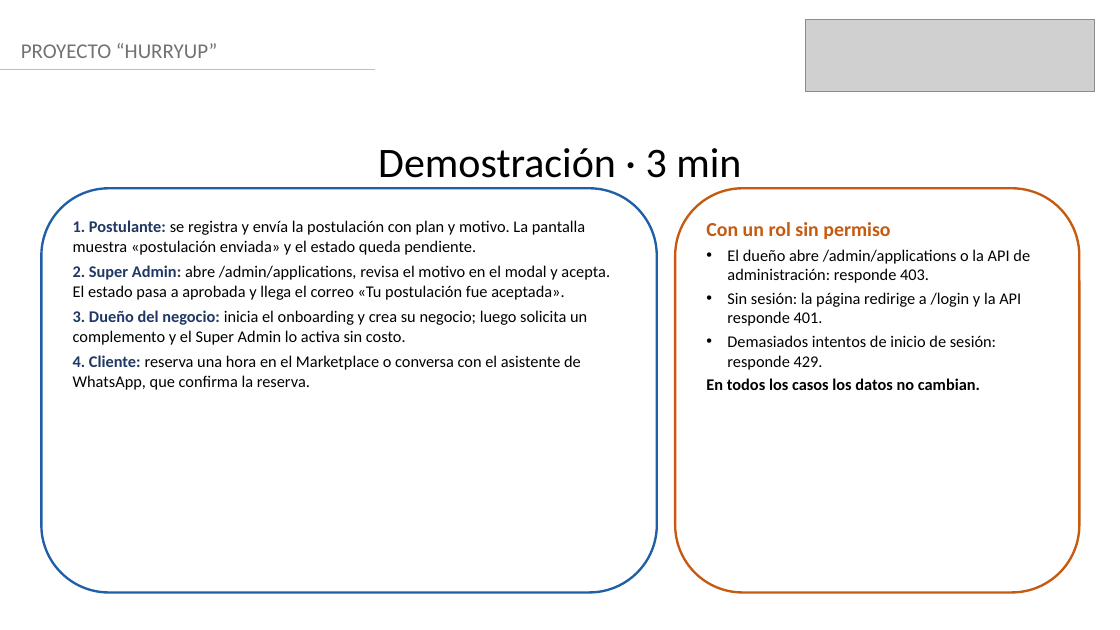
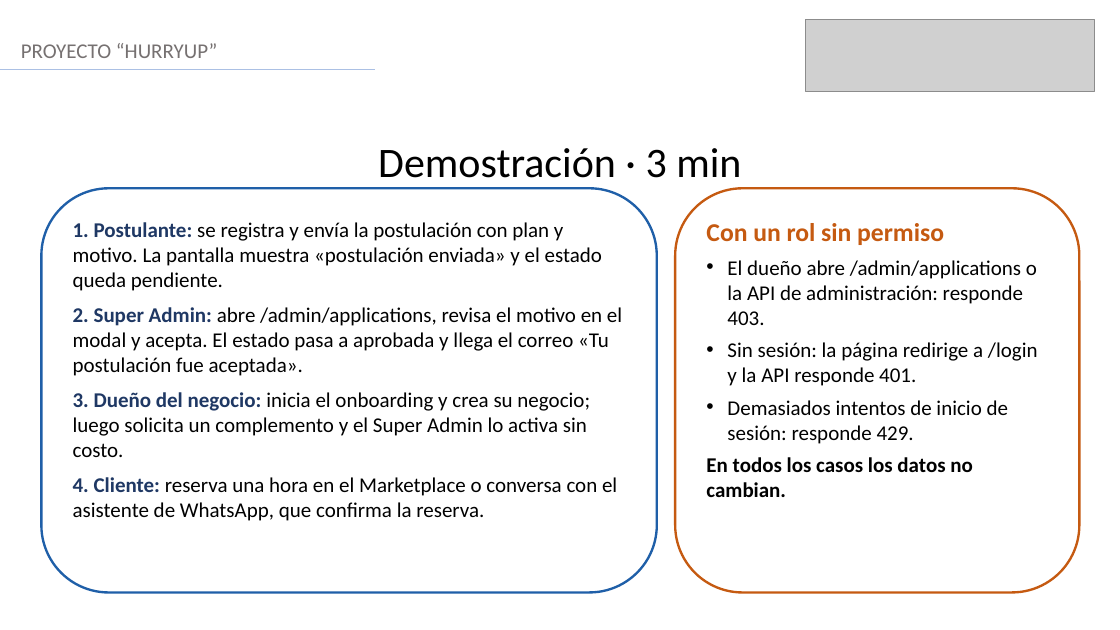
Before and after one commit to Vichobustosss/2026_2_BUSTOS-HEREDIA_CASPTONE_002D_GRUPO_006, a slide deck: slide 2 of Fase 3/Evidencias Grupales/Mini_Presentacion_Semana_15_HurryUp_GRUPO06.pptx. Drawn at 1120x630 pixels with LibreOffice and Linux fonts; fonts in the diff are those of the drawing; grey boxes stand for pictures. Boxes give left, top, right and bottom in pixels: in the first picture for what was removed or moved away, otherwise in the second. Text is boxed around its words. In the diff, an @@ line names an element or a change of style, - is before the commit and + after.

```diff
--- a/Fase 3/Evidencias Grupales/Mini_Presentacion_Semana_15_HurryUp_GRUPO06.pptx
+++ b/Fase 3/Evidencias Grupales/Mini_Presentacion_Semana_15_HurryUp_GRUPO06.pptx
@@ rounded rectangle "1. Postulante: se registra y ..." at (41,188,657,592): size 14 to 18 pt; more space between paragraphs @@
@@ rounded rectangle "Con un rol sin permiso" at (676,188,1080,592): size 17 to 22 pt in "Con un rol sin permiso"; size 14 to 18 pt; more space between paragraphs @@
```
Also in this commit, not shown: 2 other slides changed, 8 other files.
